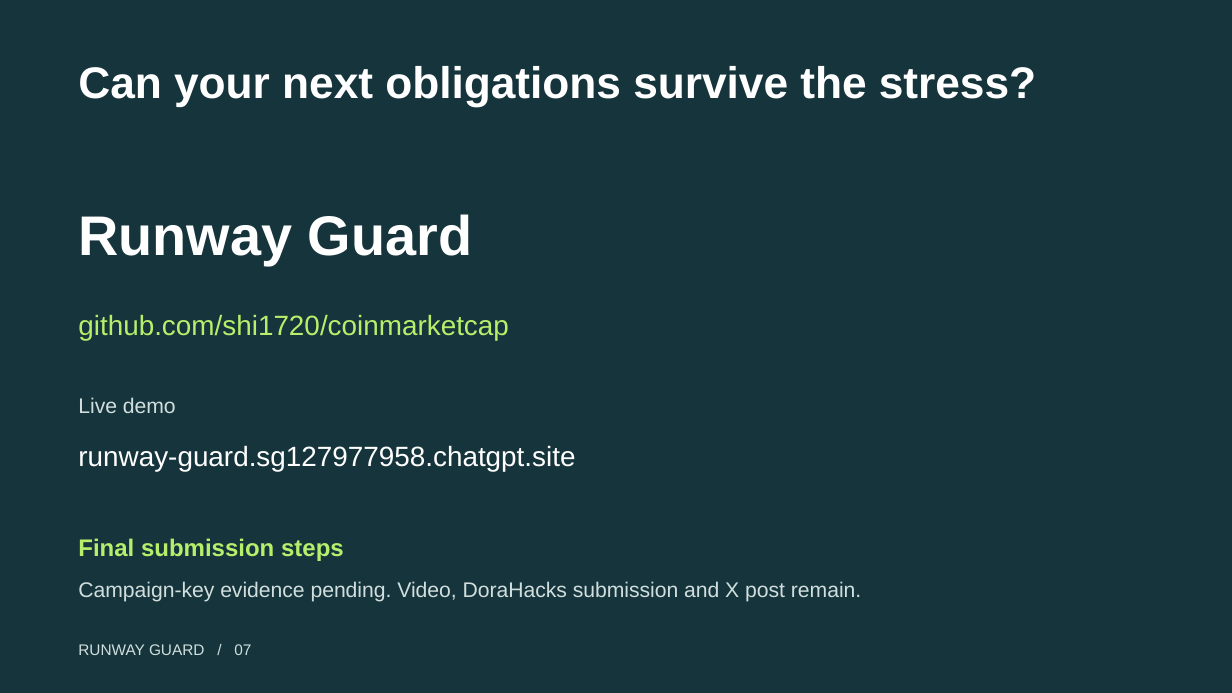
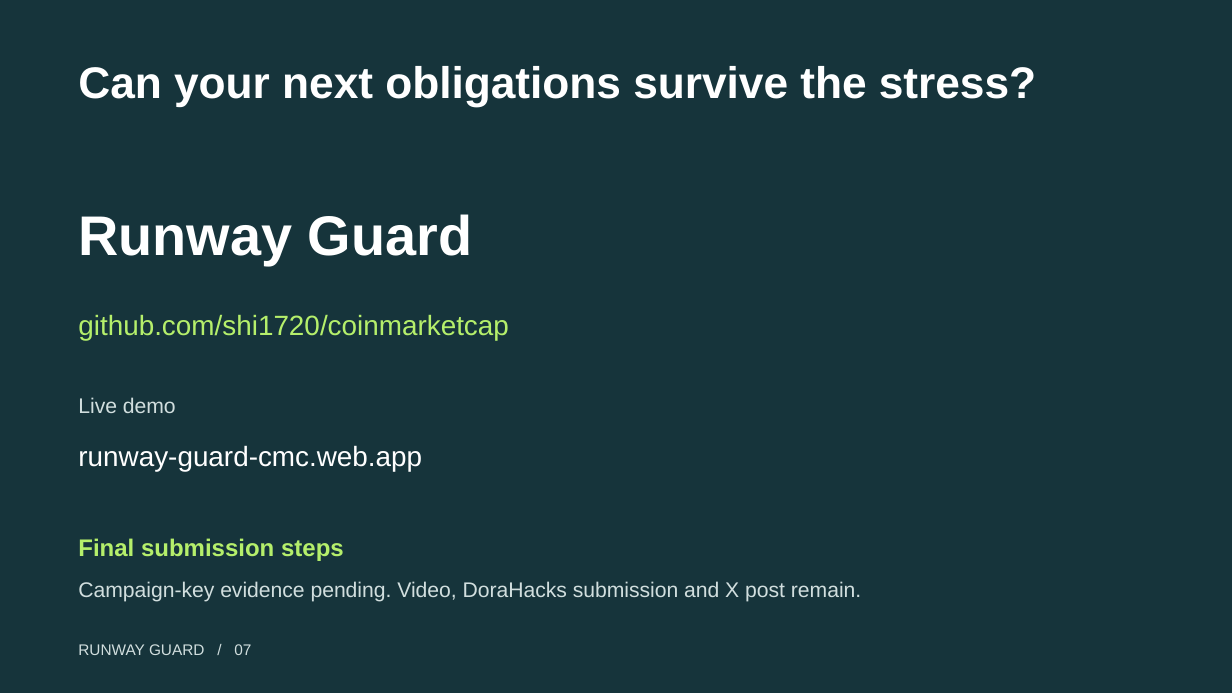
Before and after one commit to shi1720/coinmarketcap, a slide deck: slide 7 of docs/assets/Runway-Guard-Pitch.pptx. Drawn at 1232x693 pixels with LibreOffice and Linux fonts; fonts in the diff are those of the drawing. Boxes give left, top, right and bottom in pixels: in the first picture for what was removed or moved away, otherwise in the second. Text is boxed around its words. In the diff, an @@ line names an element or a change of style, - is before the commit and + after.

Commit message:
Update Site source

```diff
--- a/docs/assets/Runway-Guard-Pitch.pptx
+++ b/docs/assets/Runway-Guard-Pitch.pptx
@@ text at [78, 445, 422, 471]: text changed @@
-runway-guard.sg127977958.chatgpt.site
+runway-guard-cmc.web.app
```
Also in this commit, not shown: 1 other slide changed, 32 other files.
